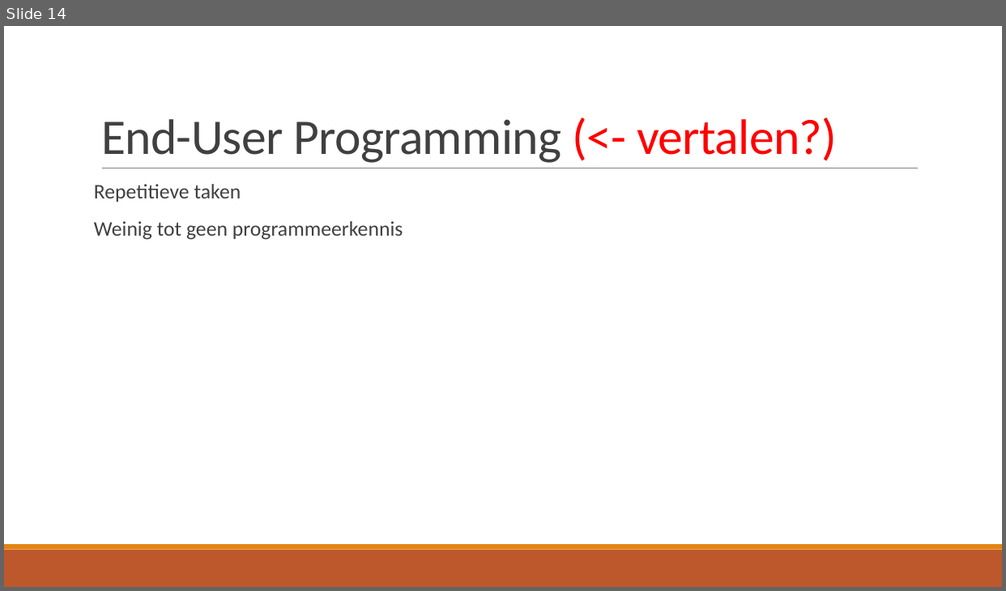
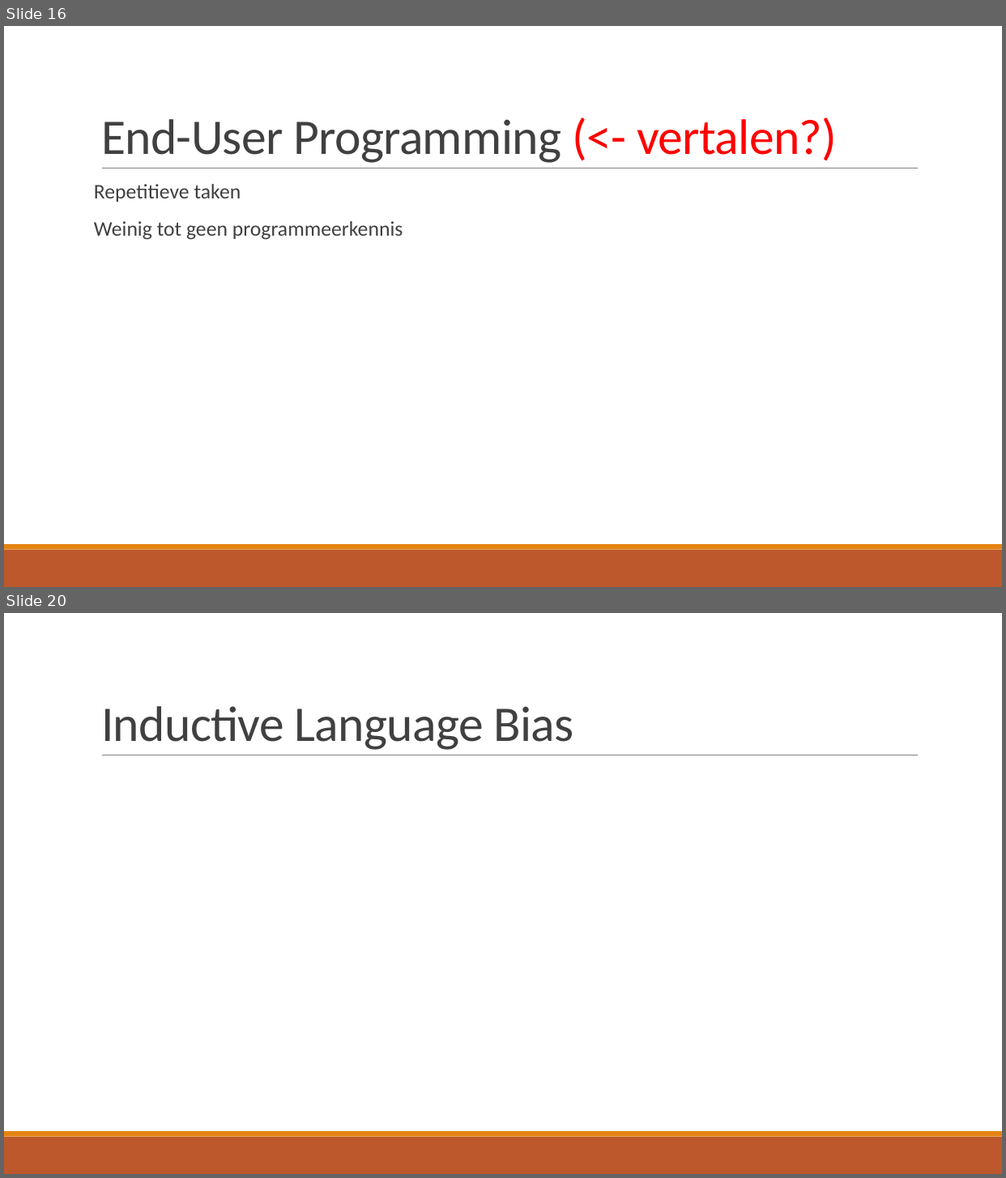
Before and after one commit to TomDeGroote/Bachelorproef, a slide deck: Opdracht 2/Literatuurstudie.pptx. Shown one above the other, each under a label of ours: slide 14 before the commit, slides 16 and 20 after it; the slides between them are not shown. The pictures are 1006x591 and 1006x1178 pixels, drawn with LibreOffice and Linux fonts; fonts in the diff are those of the drawing. Boxes give left, top, right and bottom in pixels: in the first picture for what was removed or moved away, otherwise in the second. Text is boxed around its words. In the diff, an @@ line names an element or a change of style, - is before the commit and + after.

```diff
--- a/Opdracht 2/Literatuurstudie.pptx
+++ b/Opdracht 2/Literatuurstudie.pptx
@@ slide 20 added at [4,613,1002,1174], background #FFFFFF; not listed: 3 template elements that a slide beside it also shows @@
@@ title added at [101,706,573,750], 48 pt, text #404040 @@
+Inductive Language Bias
@@ what was slide 14 is now slide 16 @@
```
Also in this commit, not shown: 5 slides changed, 4 other slides added, 6 slides removed, 4 other files.
